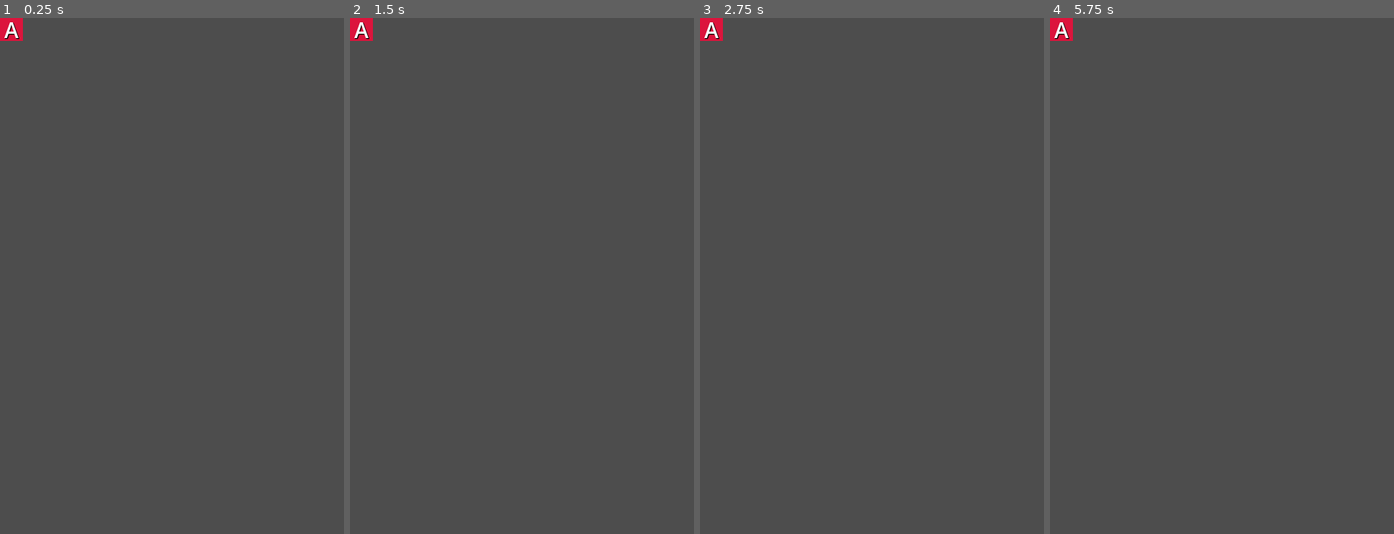
Above: before the commit, frames 1-4 (left to right).
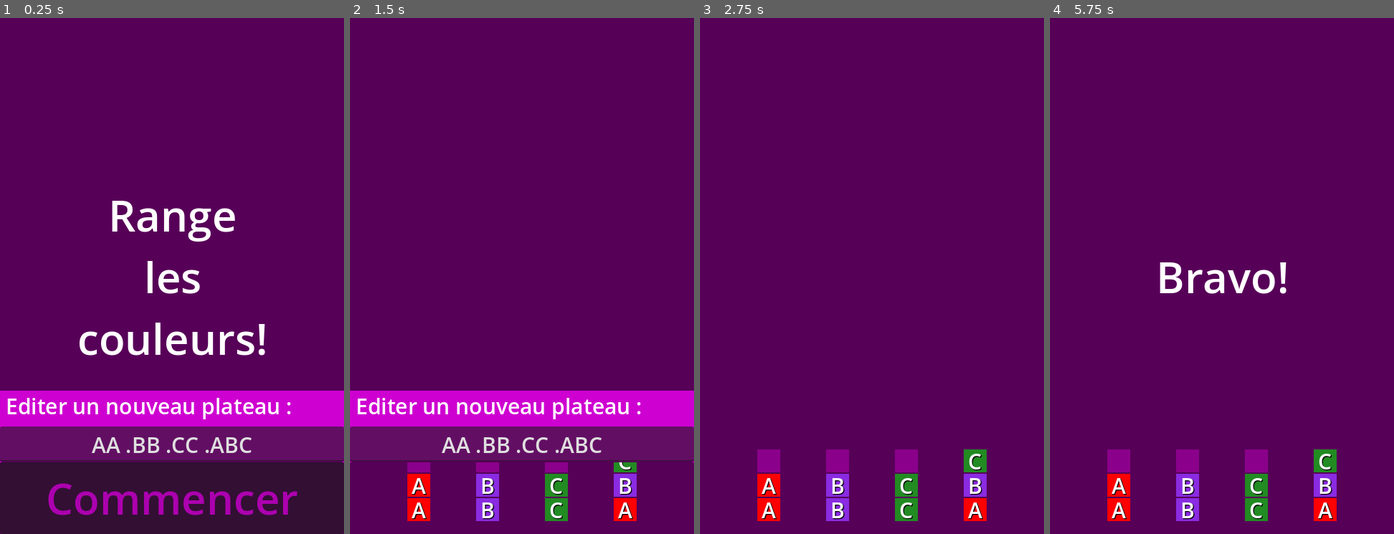
Above: after the commit, the same moments.

Repository: leguims/godot-color-sort-for-anna
Game: Godot game, scene res://Scenes/Principal/principal.tscn
The game is run twice, just before and just after one commit, with the same random seed, the same clock (stepped at 60 frames per second) and the same inputs. Before the commit the project starts from res://Scenes/Jeton/jeton.tscn.
Inputs (mouse positions are in pixels of both pictures, inside the frame that each line leads up to):
- Up to frame 1 (0.25 s): no input
- Up to frame 2 (1.5 s): click (522, 497) at 0.5 s, where only the run after the commit has a clickable "Commencer"; tap Enter at 1.25 s
- Up to frame 3 (2.75 s): click (872, 497) at 2 s, where only the run after the commit has a clickable "Commencer"
- Up to frame 4 (5.75 s): tap Space at 2.75, 4.25 s; tap Enter at 3.5, 5 s

The runs differ from the first frame. In frame 1, 100% of the frame differs, in the area x 0-100%, y 0-100%; in frame 2, 100%; in frame 3, 100%; in frame 4, 100%.

Commit message:
Ajout Menu + musique + effets sonores

Diff:
--- a/Scenes/Jeton/jeton.gd
+++ b/Scenes/Jeton/jeton.gd
@@ -2,7 +2,7 @@
 
 class_name Jeton
 
-var jetons = {
+var _jetons = {
 	0: ['A', Color('RED')],
 	1: ['B', Color('BLUE_VIOLET')],
 	2: ['C', Color('FOREST_GREEN')],
@@ -35,7 +35,7 @@
 	if false:
 		choisir_jeton(9)
 	while false:
-		for i in range(len(jetons)):
+		for i in range(len(_jetons)):
 			choisir_jeton(i)
 			await get_tree().create_timer(1.0).timeout
 
@@ -45,10 +45,10 @@
 	pass
 
 func choisir_jeton(indice : int) -> void:
-	if indice in jetons:
+	if indice in _jetons:
 		indice_jeton = indice
-		nom = jetons[indice_jeton][0]
-		couleur = jetons[indice_jeton][1]
+		nom = _jetons[indice_jeton][0]
+		couleur = _jetons[indice_jeton][1]
 		$Carre.color = couleur
 		$Nom.text = nom
 		if nom == 'J':
--- /dev/null
+++ b/Scenes/Menu/menu.gd
@@ -0,0 +1,59 @@
+extends CanvasLayer
+
+# Notifie la scene `Plateau` que le bouton est pressé
+signal commencer_plateau
+
+# Called when the node enters the scene tree for the first time.
+func _ready() -> void:
+	pass # Replace with function body.
+
+
+# Called every frame. 'delta' is the elapsed time since the previous frame.
+func _process(delta: float) -> void:
+	pass
+
+func _on_tempo_message_timeout() -> void:
+	$Message.hide()
+
+func afficher_accueil():
+	_afficher_message("Range les couleurs!", false)
+	# Attendre l'échéance d'une temporisation libre
+	await get_tree().create_timer(1.0).timeout
+	$EditeurPlateau.show()
+	await get_tree().create_timer(1.0).timeout
+	$BoutonCommencer.show()
+
+func afficher_fin_de_partie():
+	_afficher_message("Bravo!")
+	# Attendre l'échéance de la temporisation
+	await $TempoMessage.timeout
+	_afficher_message("Fin de Partie")
+	# Attendre l'échéance de la temporisation
+	await $TempoMessage.timeout
+	afficher_accueil()
+
+func afficher_plateau_invalide():
+	_afficher_message("Plateau Invalide!")
+	# Attendre l'échéance de la temporisation
+	await $TempoMessage.timeout
+	afficher_accueil()
+
+func cacher_accueil():
+	$Message.hide()
+	$EditeurPlateau.hide()
+	$BoutonCommencer.hide()
+
+func _on_bouton_commencer_pressed() -> void:
+	# TODO : cacher_accueil()
+	commencer_plateau.emit()
+	# TODO : Code de test
+	if false:
+		await get_tree().create_timer(5.0).timeout
+		afficher_accueil()
+
+func _afficher_message(texte : String, temporaire : bool = true):
+	$Message.hide()
+	$Message.text = texte
+	$Message.show()
+	if temporaire:
+		$TempoMessage.start()
--- a/Scenes/Menu/menu.tscn
+++ b/Scenes/Menu/menu.tscn
@@ -1,16 +1,78 @@
-[gd_scene format=3 uid="uid://xsrt777ms37l"]
+[gd_scene load_steps=2 format=3 uid="uid://xsrt777ms37l"]
 
-[node name="Menu" type="Node"]
+[ext_resource type="Script" path="res://Scenes/Menu/menu.gd" id="1_d2lp0"]
 
-[node name="Label" type="Label" parent="."]
-offset_left = 37.0
-offset_top = 28.0
-offset_right = 82.0
-offset_bottom = 103.0
-scale = Vector2(1.97041, 1.9826)
-theme_override_colors/font_color = Color(0.77084, 0.770839, 0.770839, 1)
-theme_override_colors/font_shadow_color = Color(0.54099, 0.54099, 0.54099, 1)
-text = "Color
-Wood
-Sort"
+[node name="Menu" type="CanvasLayer"]
+script = ExtResource("1_d2lp0")
+
+[node name="Message" type="Label" parent="."]
+anchors_preset = 8
+anchor_left = 0.5
+anchor_top = 0.5
+anchor_right = 0.5
+anchor_bottom = 0.5
+offset_left = -33.5
+offset_top = -11.5
+offset_right = 33.5
+offset_bottom = 11.5
+grow_horizontal = 2
+grow_vertical = 2
+theme_override_font_sizes/font_size = 60
+text = "Range les couleurs!"
 horizontal_alignment = 1
+vertical_alignment = 1
+autowrap_mode = 2
+
+[node name="BoutonCommencer" type="Button" parent="."]
+anchors_preset = 12
+anchor_top = 1.0
+anchor_right = 1.0
+anchor_bottom = 1.0
+offset_top = -100.0
+grow_horizontal = 2
+grow_vertical = 0
+theme_override_colors/font_hover_color = Color(0.994947, 0.331387, 1, 1)
+theme_override_colors/font_color = Color(0.675529, 0.00038495, 0.685483, 1)
+theme_override_font_sizes/font_size = 60
+text = "Commencer"
+
+[node name="TempoMessage" type="Timer" parent="."]
+wait_time = 2.0
+one_shot = true
+
+[node name="EditeurPlateau" type="ColorRect" parent="."]
+anchors_preset = 12
+anchor_top = 1.0
+anchor_right = 1.0
+anchor_bottom = 1.0
+offset_top = -200.0
+offset_bottom = -100.0
+grow_horizontal = 2
+grow_vertical = 0
+color = Color(0.808707, 0.00056236, 0.818096, 1)
+
+[node name="DescriptionEditionPlateau" type="Label" parent="EditeurPlateau"]
+layout_mode = 1
+anchors_preset = 10
+anchor_right = 1.0
+offset_bottom = 42.0
+grow_horizontal = 2
+theme_override_font_sizes/font_size = 30
+text = " Editer un nouveau plateau :"
+vertical_alignment = 2
+
+[node name="SaisieEditionPlateau" type="LineEdit" parent="EditeurPlateau"]
+layout_mode = 1
+anchors_preset = 12
+anchor_top = 1.0
+anchor_right = 1.0
+anchor_bottom = 1.0
+offset_top = -50.0
+grow_horizontal = 2
+grow_vertical = 0
+theme_override_font_sizes/font_size = 30
+text = "AA .BB .CC .ABC"
+alignment = 1
+
+[connection signal="pressed" from="BoutonCommencer" to="." method="_on_bouton_commencer_pressed"]
+[connection signal="timeout" from="TempoMessage" to="." method="_on_tempo_message_timeout"]
--- a/Scenes/Pile/pile.gd
+++ b/Scenes/Pile/pile.gd
@@ -41,7 +41,7 @@
 
 		# Definir la position du jeton dans la pile
 		var indice_jeton = len(liste_jetons)-1
-		var position_jeton = calculer_la_position_du_jeton(indice_jeton)
+		var position_jeton = _calculer_la_position_du_jeton(indice_jeton)
 		jeton.choisir_position( position_jeton )
 
 		# Definir le type du jeton
@@ -53,15 +53,9 @@
 	var indice_jeton = 0
 	# Changer la position de tous les jetons
 	for jeton_courant in liste_jetons:
-		var position_jeton = calculer_la_position_du_jeton(indice_jeton)
+		var position_jeton = _calculer_la_position_du_jeton(indice_jeton)
 		jeton_courant.choisir_position( position_jeton )
 		indice_jeton += 1
-
-func calculer_la_position_du_jeton(indice_jeton : int) -> Vector2:
-	var position_jeton = position
-	# Inversion sur Y pour commencer à la base de la pile
-	position_jeton.y = position.y - indice_jeton * (liste_jetons[indice_jeton].hauteur() + 2)
-	return position_jeton
 
 func largeur() -> int:
 	if liste_jetons:
@@ -79,7 +73,7 @@
 	position = Vector2(0, 720)
 	liste_jetons.clear()
 
-func est_valide(jetons : Array) -> bool:
+static func est_valide(jetons : Array) -> bool:
 	var vide = false
 	# Les cases vides sont en haut de la pile
 	for jeton_courant in jetons:
@@ -88,3 +82,9 @@
 		elif vide and jeton_courant != Plateau.ESPACE:
 			return false
 	return true
+
+func _calculer_la_position_du_jeton(indice_jeton : int) -> Vector2:
+	var position_jeton = position
+	# Inversion sur Y pour commencer à la base de la pile
+	position_jeton.y = position.y - indice_jeton * (liste_jetons[indice_jeton].hauteur() + 2)
+	return position_jeton
--- a/Scenes/Plateau/plateau.gd
+++ b/Scenes/Plateau/plateau.gd
@@ -1,6 +1,9 @@
 extends Node
 
 class_name Plateau
+
+signal fin_de_partie
+signal plateau_invalide
 
 @export var pile_scene: PackedScene
 var liste_piles = []
@@ -9,47 +12,96 @@
 
 # Called when the node enters the scene tree for the first time.
 func _ready() -> void:
-	if true:
-		#creer_un_plateau( [ range(4), range(2,6), range(2,4) ] )
-		decoder_pile('AABC')
-		decoder_pile('ABCG')
-		var plateau = decoder_plateau("ABC.AAB.CC .   ")
-		creer_un_plateau(plateau)
+	if false:
+		await get_tree().create_timer(15.0).timeout
+		fin_de_partie.emit()
+	if false:
+		await get_tree().create_timer(5.0).timeout
+		plateau_invalide.emit()
+	if false:
+		#_creer_un_plateau( [ range(4), range(2,6), range(2,4) ] )
+		_decoder_pile('AABC')
+		_decoder_pile('ABCG')
 
+		var plateau = _decoder_plateau("ABC.AAB.CC .   ")
+		_creer_un_plateau(plateau)
 		# Sleep
-		await get_tree().create_timer(10.0).timeout
+		await get_tree().create_timer(5.0).timeout
 		effacer_le_plateau()
 
-		plateau = decoder_plateau("ABC.AAB.CC .   .EFG.MNOMNONONONONO")
-		creer_un_plateau(plateau)
-
+		plateau = _decoder_plateau("ABC.AAB.CC .   .EFG.MNOMNONONONONO")
+		_creer_un_plateau(plateau)
 		# Sleep
-		await get_tree().create_timer(10.0).timeout
+		await get_tree().create_timer(5.0).timeout
 		effacer_le_plateau()
 
-		plateau = decoder_plateau("AB.CJ.AAB.CC .   .DEFG.HIJKLMJ.NO.MNO.NON.ONO.NO")
-		creer_un_plateau(plateau)
+		plateau = _decoder_plateau("AB.CJ.AAB.CC .   .DEFG.HIJKLMJ.NO.MNO.NON.ONO.NO")
+		_creer_un_plateau(plateau)
+		# Sleep
+		await get_tree().create_timer(5.0).timeout
+		effacer_le_plateau()
+
+		commencer_un_nouveau_plateau("ABC.AAB.CC .   ")
+		await get_tree().create_timer(5.0).timeout
+		effacer_le_plateau()
+
+		commencer_un_nouveau_plateau("ABC.AAB.CC .   .EFG.MNOMNONONONONO")
+		await get_tree().create_timer(5.0).timeout
+		effacer_le_plateau()
+
+		commencer_un_nouveau_plateau("AB.CJ.AAB.CC .   .DEFG.HIJKLMJ.NO.MNO.NON.ONO.NO")
+
 		var scr_size = DisplayServer.screen_get_size()
 		var win_size = DisplayServer.window_get_size()
 		pass
 	pass
 
-
 # Called every frame. 'delta' is the elapsed time since the previous frame.
 func _process(delta: float) -> void:
 	pass
 
-func decoder_plateau(plateau_texte : String) -> Array:
+func  commencer_un_nouveau_plateau(plateau_texte : String) -> bool:
+	var plateau = _decoder_plateau(plateau_texte)
+	var valide = _creer_un_plateau(plateau)
+	# TODO : Code de test
+	if true:
+		await get_tree().create_timer(5.0).timeout
+		#if randi_range(0, 1):
+		if true:
+			fin_de_partie.emit()
+		else:
+			plateau_invalide.emit()
+	if not valide:
+		# TODO : Definir comment communiquer le plateau invalide : Booleen ou signal ?
+		plateau_invalide.emit()
+		return false
+	return true
+
+func effacer_le_plateau() -> void:
+	for pile in liste_piles:
+		pile.effacer_la_pile()
+		pile.queue_free()
+	liste_piles.clear()
+
+func est_valide(plateau_texte : String) -> bool:
+	# Vérifier si chaque pile est valide
+	for pile in _decoder_plateau(plateau_texte):
+		if not Pile.est_valide(pile):
+			return false
+	return true
+
+func _decoder_plateau(plateau_texte : String) -> Array:
+	plateau_texte = plateau_texte.to_upper()
 	print("decoder_plateau : ", plateau_texte)
 	var plateau_liste = []
 	#plateau_texte = plateau_texte.replace(' ','')
 	for pile in plateau_texte.split('.'):
-		plateau_liste.append(decoder_pile(pile))
+		plateau_liste.append(_decoder_pile(pile))
 	print("  decoder_plateau : ", plateau_texte, " => ", plateau_liste)
 	print("decoder_plateau : fin")
 	return plateau_liste
 
-func decoder_pile(pile_texte : String) -> Array:
+func _decoder_pile(pile_texte : String) -> Array:
 	var pile_liste = []
 	if not string2int:
 		for i in range(26):
@@ -60,7 +112,7 @@
 	print("  decoder_pile : ", pile_texte, " => ", pile_liste)
 	return pile_liste
 
-func creer_un_plateau(piles : Array) -> bool:
+func _creer_un_plateau(piles : Array) -> bool:
 	for pile_courante in piles:
 		# Créer une nouvelle instance de la scene 'Jeton'.
 		var pile = pile_scene.instantiate()
@@ -76,16 +128,17 @@
 		if not valide:
 			# la pile est invalide, le plateau aussi
 			effacer_le_plateau()
+			plateau_invalide.emit()
 			return false
 
 
 		# Definir la position de la pile sur le plateau
-		var position_pile = calculer_la_position_de_la_pile(len(piles), len(liste_piles)-1)
-		#print("creer_un_plateau : position_pile = ", position_pile)
+		var position_pile = _calculer_la_position_de_la_pile(len(piles), len(liste_piles)-1)
+		#print("_creer_un_plateau : position_pile = ", position_pile)
 		pile.choisir_position( position_pile )
 	return true # plateau valide
 
-func calculer_la_position_de_la_pile(nb_piles : int, indice_pile : int) -> Vector2:
+func _calculer_la_position_de_la_pile(nb_piles : int, indice_pile : int) -> Vector2:
 	var marge_y = 50
 	var taille_fenetre_jeu = DisplayServer.window_get_size()
 	var nb_ecarts = nb_piles + 1 # (nb_piles-1) = ecarts + 2 marges
@@ -95,6 +148,7 @@
 	# 13 piles max par ligne, mais rendu surchargé
 	# 6 piles par ligne = rendu agréable. Correspond à un écart d'une pile vide entre chaque pile.
 	if 2*largeur_pile < ecart_entre_piles_x :
+		# Gérer 1 ligne de piles
 		position_pile.x = ecart_entre_piles_x * (1 + indice_pile) - 0.5 * largeur_pile
 		position_pile.y = taille_fenetre_jeu.y - marge_y
 		if indice_pile == 0:
@@ -119,9 +173,3 @@
 				print("calculer_la_position_de_la_pile : Trop de piles ! nb_piles = ", nb_piles)
 		pass
 	return position_pile
-
-func effacer_le_plateau() -> void:
-	for pile in liste_piles:
-		pile.effacer_la_pile()
-		pile.queue_free()
-	liste_piles.clear()
--- /dev/null
+++ b/Scenes/Principal/principal.gd
@@ -0,0 +1,33 @@
+extends Node
+
+
+# Called when the node enters the scene tree for the first time.
+func _ready() -> void:
+	$Menu.show()
+	$Menu.afficher_accueil()
+
+# Called every frame. 'delta' is the elapsed time since the previous frame.
+func _process(delta: float) -> void:
+	pass
+
+func _on_menu_commencer_plateau() -> void:
+	if $PlateauDeJeu.est_valide($Menu/EditeurPlateau/SaisieEditionPlateau.text):
+		$Menu.cacher_accueil()
+		$PlateauDeJeu.effacer_le_plateau()
+		$PlateauDeJeu.commencer_un_nouveau_plateau($Menu/EditeurPlateau/SaisieEditionPlateau.text)
+		$SonCommencer.play()
+		$Musique.play()
+	else:
+		_on_plateau_de_jeu_plateau_invalide()
+
+func _on_plateau_de_jeu_fin_de_partie() -> void:
+	$Menu.show()
+	$Menu.afficher_fin_de_partie()
+	$SonFinDePartie.play()
+	$Musique.stop()
+
+func _on_plateau_de_jeu_plateau_invalide() -> void:
+	$Menu.show()
+	$Menu.afficher_plateau_invalide()
+	$SonEchec.play()
+	$Musique.stop()
--- /dev/null
+++ b/Scenes/Principal/principal.tscn
@@ -0,0 +1,32 @@
+[gd_scene load_steps=8 format=3 uid="uid://dsdrtorwq3l2n"]
+
+[ext_resource type="Script" path="res://Scenes/Principal/principal.gd" id="1_d1g8n"]
+[ext_resource type="PackedScene" uid="uid://cfqcdseqsuy1l" path="res://Scenes/Plateau/plateau.tscn" id="1_hxkkh"]
+[ext_resource type="PackedScene" uid="uid://xsrt777ms37l" path="res://Scenes/Menu/menu.tscn" id="3_n0gty"]
+[ext_resource type="AudioStream" uid="uid://b0xpcrpr7dos3" path="res://Art/Musique/Solve The Puzzle.ogg" id="4_eiukq"]
+[ext_resource type="AudioStream" uid="uid://1yo7r2c0gaqs" path="res://Art/EffetSonore/game-start.mp3" id="5_r5rg6"]
+[ext_resource type="AudioStream" uid="uid://bta65s8emibd3" path="res://Art/EffetSonore/win.mp3" id="6_7sa58"]
+[ext_resource type="AudioStream" uid="uid://o2nhixe1lp0c" path="res://Art/EffetSonore/fail-jingle.mp3" id="7_gsfdl"]
+
+[node name="Principal" type="Node"]
+script = ExtResource("1_d1g8n")
+
+[node name="PlateauDeJeu" parent="." instance=ExtResource("1_hxkkh")]
+
+[node name="Menu" parent="." instance=ExtResource("3_n0gty")]
+
+[node name="Musique" type="AudioStreamPlayer" parent="."]
+stream = ExtResource("4_eiukq")
+
+[node name="SonCommencer" type="AudioStreamPlayer" parent="."]
+stream = ExtResource("5_r5rg6")
+
+[node name="SonFinDePartie" type="AudioStreamPlayer" parent="."]
+stream = ExtResource("6_7sa58")
+
+[node name="SonEchec" type="AudioStreamPlayer" parent="."]
+stream = ExtResource("7_gsfdl")
+
+[connection signal="fin_de_partie" from="PlateauDeJeu" to="." method="_on_plateau_de_jeu_fin_de_partie"]
+[connection signal="plateau_invalide" from="PlateauDeJeu" to="." method="_on_plateau_de_jeu_plateau_invalide"]
+[connection signal="commencer_plateau" from="Menu" to="." method="_on_menu_commencer_plateau"]
--- a/project.godot
+++ b/project.godot
@@ -12,7 +12,7 @@
 
 config/name="godot color wood sort"
 config/description="Jeu de tri de jeton de couleurs."
-run/main_scene="res://Scenes/Jeton/jeton.tscn"
+run/main_scene="res://Scenes/Principal/principal.tscn"
 config/features=PackedStringArray("4.3", "GL Compatibility")
 config/icon="res://icon.svg"
 
Not shown, added: Art/EffetSonore/game-start.mp3.import
Not shown, added: Art/EffetSonore/win.mp3.import
Not shown, added: Art/Musique/Solve The Puzzle.ogg.import
Not shown, added: Art/credits.txt
Not shown, changed: Todo.txt
Not shown, added: Art/EffetSonore/game-start.mp3
Not shown, added: Art/EffetSonore/win.mp3
Not shown, added: Art/Musique/Solve The Puzzle.ogg
